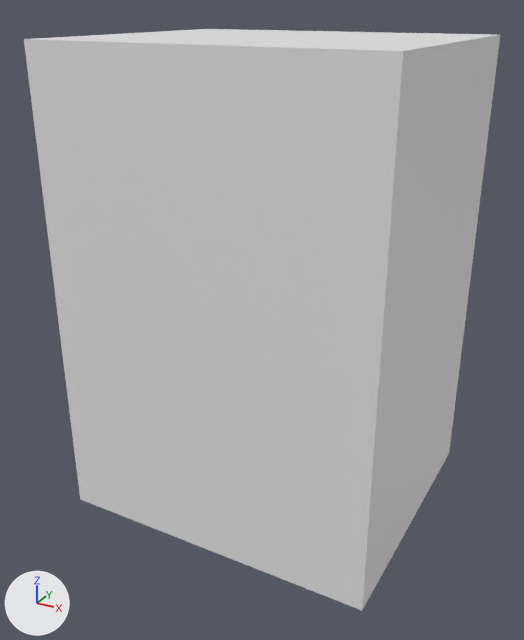
A saved change to the Blender file BlenderModels/GasStation/Interior/Fridges.blend.
Camera for both pictures: a 50 mm lens placed at (1.37, -2.62, 2.12), pointed at (-0.02, -0.08, 0.86). Arrows for +X, +Y and +Z are at lower left; the lights stay in place. The first picture is the older version.

In view in the first picture: 'Fridges'.
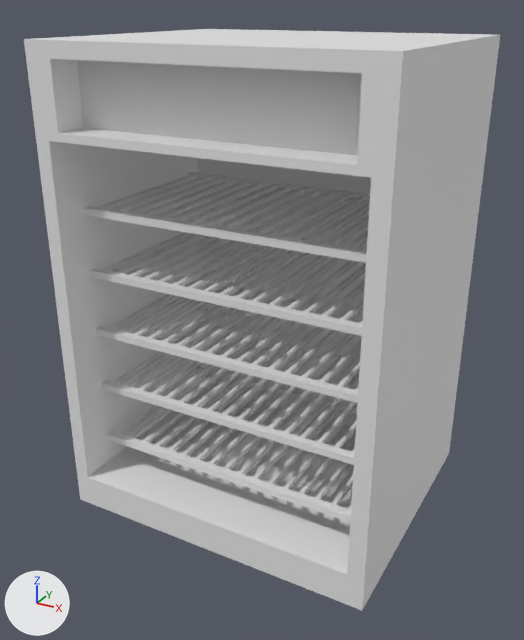
ob_cutoutforfridge is not drawn itself; it is used by a modifier of ob_fridges.
ob_barcutout is not drawn itself; it is used by a modifier of ob_fridgeshelves.
ob_cube_003 is not drawn itself; it is used by a modifier of ob_fridges.

Location of each change, [x1, y1, x2, y2] in pixels of the pictures (524 x 640 px):
'Fridges', modifiers changed, reshaped: [24, 29, 500, 610] in both
'FridgeShelves', added: after [83, 172, 370, 522]

Edits to the bpy script that builds the scene:
```text
Add me_cube_004:
    me_cube_004.from_pydata(...)  # a box spanning x -1.0..1.0, y -1.0..1.0, z -1.0..1.0
    me_cube_004.polygons.foreach_set('use_smooth', [True] * 6)
Change ob_fridges:
    add _m = ob_fridges.modifiers.new('Boolean', 'BOOLEAN')
    add _m.object = ob_cutoutforfridge
    add _m = ob_fridges.modifiers.new('Boolean.001', 'BOOLEAN')
    add _m.object = ob_cube_003
Add ob_cube_003:
    ob_cube_003 = bpy.data.objects.new('Cube.003', me_cube.copy())  # the mesh of ob_fridges
    ob_cube_003.location = (0.0, -0.539, 1.81)
    ob_cube_003.scale = (0.585, 0.0746, 0.128)
    ob_cube_003.hide_set(True)
Add ob_cutoutforfridge:
    ob_cutoutforfridge = bpy.data.objects.new('CutoutForFridge', me_cube.copy())  # the mesh of ob_fridges
    ob_cutoutforfridge.location = (-0.00271, -0.112, 0.898)
    ob_cutoutforfridge.scale = (0.633, 0.492, 0.751)
    ob_cutoutforfridge.hide_set(True)
Add ob_barcutout:
    ob_barcutout = bpy.data.objects.new('BarCutout', me_cube_004)
    ob_barcutout.location = (-0.7, -0.06, 0.286)
    ob_barcutout.scale = (0.03, 0.357, 0.1)
    _m = ob_barcutout.modifiers.new('Bevel', 'BEVEL')
    _m.width = 0.21
    _m.width_pct = 0.21
    _m.segments = 10
    _m.angle_limit = 0.0122
    _m = ob_barcutout.modifiers.new('Array', 'ARRAY')
    _m.count = 20
    _m.relative_offset_displace = (1.2, 0.0, 0.0)
    ob_barcutout.hide_set(True)
Add ob_fridgeshelves:
    ob_fridgeshelves = bpy.data.objects.new('FridgeShelves', me_cube.copy())  # the mesh of ob_fridges
    ob_fridgeshelves.location = (0.001, -0.071, 0.281)
    ob_fridgeshelves.scale = (0.69, 0.384, 0.0148)
    _m = ob_fridgeshelves.modifiers.new('Boolean', 'BOOLEAN')
    _m.object = ob_barcutout
    _m = ob_fridgeshelves.modifiers.new('Bevel', 'BEVEL')
    _m.width = 1.0
    _m.width_pct = 1.0
    _m.segments = 35
    _m = ob_fridgeshelves.modifiers.new('Array', 'ARRAY')
    _m.count = 5
    _m.relative_offset_displace = (0.0, 0.0, 9.0)
```
